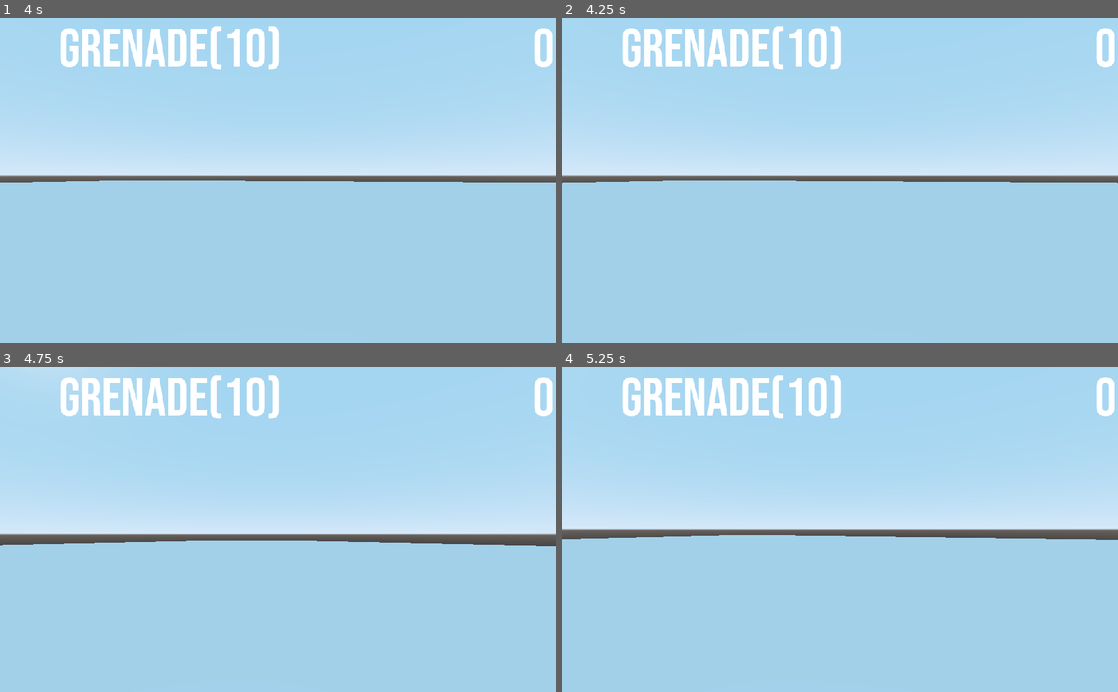
Above: before the commit, frames 1-4 (two rows, left to right).
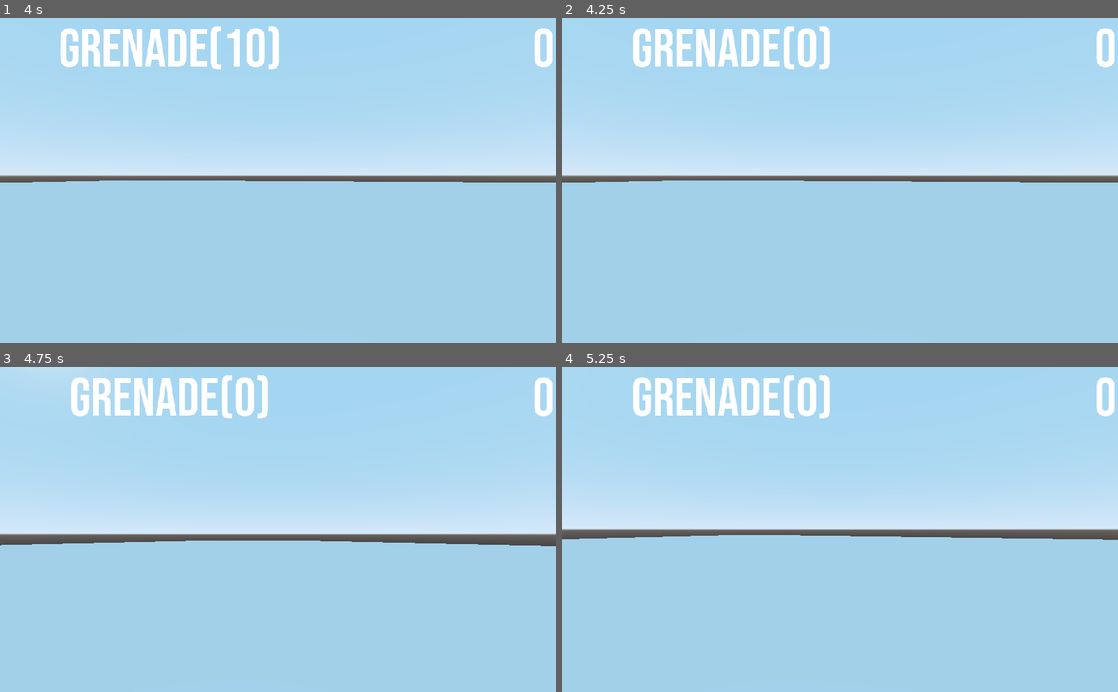
Above: after the commit, the same moments.

Repository: nuzcraft/intermediate_book
Game: Godot game, scene res://level_1.tscn
The game is run twice, just before and just after one commit, with the same random seed, the same clock (stepped at 60 frames per second) and the same inputs. This scene is started directly instead of the project's main scene.
Inputs (mouse positions are in pixels of both pictures, inside the frame that each line leads up to):
- Up to frame 1 (4 s): tap Enter at 0.5 s; move the mouse to (305, 180) at 0.52 s; hold F (fire) 0.53-1.28 s; hold Up (move_forward) from 0.53 s (still down); tap Space (jump) at 0.77, 1.52, 3.02, 3.77 s; move the mouse to (250, 180) at 1.27 s; tap Tab (change weapon) at 1.35, 3.6 s; tap F (fire) at 1.55, 2.85 s; move the mouse to (289, 174) at 2.02 s; hold F (fire) 2.03-2.78 s; move the mouse to (272, 187) at 2.77 s; move the mouse to (316, 183) at 3.52 s; hold F (fire) from 3.53 s (still down)
- Up to frame 2 (4.25 s): keep holding Up (move_forward); keep holding F (fire)
- Up to frame 3 (4.75 s): keep holding Up (move_forward); move the mouse to (233, 526) at 4.27 s; release F (fire) at 4.28 s; tap F (fire) at 4.35 s; tap Space (jump) at 4.52 s
- Up to frame 4 (5.25 s): keep holding Up (move_forward); move the mouse to (845, 529) at 5.02 s; hold F (fire) from 5.03 s (still down)

Frame 1 is identical in both runs. In frame 2, 2.2% of the frame differs, in the area x 0-100%, y 2-51%; in frame 3, 2.2%; in frame 4, 2.2%, in the area x 3-98%, y 2-54%.
Error after the commit: Invalid call. Nonexistent function 'instance' in base 'Nil'. (res://Player.gd:81)

Commit message:
added grenade, also re-enabled joepli shader

Diff:
--- a/Player.gd
+++ b/Player.gd
@@ -1,4 +1,5 @@
 extends KinematicBody
+export(PackedScene) var grenade
 
 #next change scene and update score
 var moveSpeed:float = 5
@@ -62,6 +63,7 @@
 		var condition2 = inventory.weapon_index == Weapon.TYPE_AUTO_GUN
 		var condition3 = inventory.has_ammo_for_current()
 		var condition4 = can_shoot
+		var condition5 = inventory.weapon_index == Weapon.TYPE_GRENADE
 		if (condition1 or condition2) and condition3 and condition4:
 			inventory.decrease_curr_ammo()
 			update_UI()
@@ -73,6 +75,19 @@
 				var obj = ray.get_collider()
 				if obj.is_in_group("target"):
 					obj.got_hit()
+		elif condition5 and condition3 and condition4:
+			inventory.decrease_curr_ammo()
+			update_UI()
+			var new_grenade = grenade.instance()
+			can_shoot = false
+			reload_timer.wait_time = inventory.get_curr_reload_time()
+			reload_timer.start()
+			get_node("../../Spatial").add_child(new_grenade)
+			var zPos = global_transform.basis.z
+			var xPos = global_transform.basis.x
+			new_grenade.global_transform.origin += get_global_transform().origin
+			new_grenade.global_transform.origin += transform.basis.xform(Vector3(0, 2, 1))
+			new_grenade.linear_velocity  = transform.basis.xform(Vector3.FORWARD)* -20
 
 	var forward = global_transform.basis.z;
 	var right = global_transform.basis.x;
--- a/ammo_auto.tscn
+++ b/ammo_auto.tscn
@@ -1,12 +1,17 @@
-[gd_scene load_steps=4 format=2]
+[gd_scene load_steps=5 format=2]
 
 [ext_resource path="res://box_texture_auto_gun.jpg" type="Texture" id=1]
+[ext_resource path="res://joepli_shaded_inverse_texture.gdshader" type="Shader" id=2]
 
 [sub_resource type="BoxShape" id=1]
 
-[sub_resource type="SpatialMaterial" id=30]
-albedo_texture = ExtResource( 1 )
-uv1_scale = Vector3( -1, 1, 1 )
+[sub_resource type="ShaderMaterial" id=2]
+shader = ExtResource( 2 )
+shader_param/albedo = Color( 1, 1, 1, 1 )
+shader_param/normal_offset = 0.01
+shader_param/time_influence = 12.0
+shader_param/y_div = 8.0
+shader_param/texture_albedo = ExtResource( 1 )
 
 [node name="ammo_auto" type="StaticBody" groups=["auto_ammo_gun"]]
 transform = Transform( 1, 0, 0, 0, 1, 0, 0, 0, 1, -6.62589, 2, 10.0925 )
@@ -15,4 +20,4 @@
 shape = SubResource( 1 )
 
 [node name="CSGBox" type="CSGBox" parent="CollisionShape"]
-material = SubResource( 30 )
+material = SubResource( 2 )
--- a/ammo_grenade.tscn
+++ b/ammo_grenade.tscn
@@ -1,12 +1,17 @@
-[gd_scene load_steps=4 format=2]
+[gd_scene load_steps=5 format=2]
 
 [ext_resource path="res://box_texture_grenade.jpg" type="Texture" id=1]
+[ext_resource path="res://joepli_shaded_inverse_texture.gdshader" type="Shader" id=2]
 
 [sub_resource type="BoxShape" id=1]
 
-[sub_resource type="SpatialMaterial" id=31]
-albedo_texture = ExtResource( 1 )
-uv1_scale = Vector3( -1, 1, 1 )
+[sub_resource type="ShaderMaterial" id=2]
+shader = ExtResource( 2 )
+shader_param/albedo = Color( 1, 1, 1, 1 )
+shader_param/normal_offset = 0.01
+shader_param/time_influence = 12.0
+shader_param/y_div = 8.0
+shader_param/texture_albedo = ExtResource( 1 )
 
 [node name="ammo_grenade" type="StaticBody" groups=["ammo_grenade"]]
 transform = Transform( 1, 0, 0, 0, 1, 0, 0, 0, 1, -13.8246, 2, 8.65964 )
@@ -15,4 +20,4 @@
 shape = SubResource( 1 )
 
 [node name="CSGBox" type="CSGBox" parent="CollisionShape"]
-material = SubResource( 31 )
+material = SubResource( 2 )
--- a/ammo_gun.tscn
+++ b/ammo_gun.tscn
@@ -1,12 +1,17 @@
-[gd_scene load_steps=4 format=2]
+[gd_scene load_steps=5 format=2]
 
 [ext_resource path="res://box_texture_gun.jpg" type="Texture" id=1]
+[ext_resource path="res://joepli_shaded_inverse_texture.gdshader" type="Shader" id=2]
 
 [sub_resource type="BoxShape" id=1]
 
-[sub_resource type="SpatialMaterial" id=25]
-albedo_texture = ExtResource( 1 )
-uv1_scale = Vector3( -1, 1, 1 )
+[sub_resource type="ShaderMaterial" id=2]
+shader = ExtResource( 2 )
+shader_param/albedo = Color( 1, 1, 1, 1 )
+shader_param/normal_offset = 0.01
+shader_param/time_influence = 12.0
+shader_param/y_div = 8.0
+shader_param/texture_albedo = ExtResource( 1 )
 
 [node name="ammo_gun" type="StaticBody" groups=["ammo_gun"]]
 transform = Transform( 1, 0, 0, 0, 1, 0, 0, 0, 1, -10, 2, 4 )
@@ -15,4 +20,4 @@
 shape = SubResource( 1 )
 
 [node name="CSGBox" type="CSGBox" parent="CollisionShape"]
-material = SubResource( 25 )
+material = SubResource( 2 )
--- /dev/null
+++ b/grenade.gd
@@ -0,0 +1,22 @@
+extends RigidBody
+
+var timer: Timer
+
+func _ready():
+	timer = Timer.new()
+	add_child(timer)
+	timer.wait_time = 2
+	timer.start()
+	timer.connect("timeout", self, "destroy")
+
+func destroy():
+	var targets = get_tree().get_nodes_in_group("target")
+	var size = targets.size()
+	if not targets == null:
+		for index in targets:
+			var other_node = index
+			var distance_to_target = global_transform.origin.distance_to(other_node.global_transform.origin)
+			if distance_to_target < 5:
+				other_node.queue_free()
+
+	queue_free()
--- /dev/null
+++ b/grenade.tscn
@@ -0,0 +1,14 @@
+[gd_scene load_steps=3 format=2]
+
+[ext_resource path="res://grenade.gd" type="Script" id=1]
+
+[sub_resource type="CapsuleShape" id=1]
+
+[node name="grenade" type="RigidBody"]
+script = ExtResource( 1 )
+
+[node name="CollisionShape" type="CollisionShape" parent="."]
+transform = Transform( 0.2, 0, 0, 0, 0.3, 0, 0, 0, 0.2, 0, 0, 0 )
+shape = SubResource( 1 )
+
+[node name="CSGSphere" type="CSGSphere" parent="CollisionShape"]
--- /dev/null
+++ b/joepli_shaded.gdshader
@@ -0,0 +1,23 @@
+shader_type spatial;
+//render_mode depth_draw_opaque, unshaded, world_vertex_coords;
+render_mode depth_draw_opaque, world_vertex_coords;
+
+uniform vec4 albedo : hint_color = vec4(1.0, 1.0, 1.0, 1.0);
+uniform sampler2D texture_albedo : hint_albedo;
+
+uniform float normal_offset : hint_range(0, 1, 0.01) = 0.03;
+uniform float time_influence : hint_range(0, 50) = 3;
+uniform float y_div : hint_range(0, 10, .1) = 3.0;
+
+void vertex() {
+    VERTEX.x += sin(VERTEX.y * y_div + round(TIME * time_influence)) * normal_offset;
+    VERTEX.y += sin(VERTEX.x * y_div + round(TIME * time_influence)) * normal_offset;
+    VERTEX.z += sin(VERTEX.y * y_div + round(TIME * time_influence)) * normal_offset;
+}
+
+void fragment() {
+	vec2 base_uv = UV;
+	vec4 albedo_tex = texture(texture_albedo, base_uv);
+	albedo_tex *= COLOR;
+	ALBEDO = albedo.rgb * albedo_tex.rgb;
+}
--- /dev/null
+++ b/joepli_shaded_inverse_texture.gdshader
@@ -0,0 +1,23 @@
+shader_type spatial;
+//render_mode depth_draw_opaque, unshaded, world_vertex_coords;
+render_mode depth_draw_opaque, world_vertex_coords;
+
+uniform vec4 albedo : hint_color = vec4(1.0, 1.0, 1.0, 1.0);
+uniform sampler2D texture_albedo : hint_albedo;
+
+uniform float normal_offset : hint_range(0, 1, 0.01) = 0.03;
+uniform float time_influence : hint_range(0, 50) = 3;
+uniform float y_div : hint_range(0, 10, .1) = 3.0;
+
+void vertex() {
+    VERTEX.x += sin(VERTEX.y * y_div + round(TIME * time_influence)) * normal_offset;
+    VERTEX.y += sin(VERTEX.x * y_div + round(TIME * time_influence)) * normal_offset;
+    VERTEX.z += sin(VERTEX.y * y_div + round(TIME * time_influence)) * normal_offset;
+}
+
+void fragment() {
+	vec2 base_uv = vec2(-UV.x, UV.y);
+	vec4 albedo_tex = texture(texture_albedo, base_uv);
+	albedo_tex *= COLOR;
+	ALBEDO = albedo.rgb * albedo_tex.rgb;
+}
--- a/training_camp/training_camp.tscn
+++ b/training_camp/training_camp.tscn
@@ -10,6 +10,8 @@
 [ext_resource path="res://ammo_auto.tscn" type="PackedScene" id=8]
 [ext_resource path="res://white.png" type="Texture" id=9]
 [ext_resource path="res://ammo_grenade.tscn" type="PackedScene" id=10]
+[ext_resource path="res://grenade.tscn" type="PackedScene" id=11]
+[ext_resource path="res://joepli_shaded.gdshader" type="Shader" id=12]
 
 [sub_resource type="BoxShape" id=1]
 
@@ -27,17 +29,33 @@
 
 [sub_resource type="BoxShape" id=10]
 
-[sub_resource type="SpatialMaterial" id=26]
-albedo_color = Color( 0.905882, 0.4, 0.4, 1 )
+[sub_resource type="ShaderMaterial" id=30]
+shader = ExtResource( 12 )
+shader_param/albedo = Color( 0.905882, 0.4, 0.4, 1 )
+shader_param/normal_offset = 0.01
+shader_param/time_influence = 12.0
+shader_param/y_div = 8.0
 
-[sub_resource type="SpatialMaterial" id=27]
-albedo_color = Color( 0.905882, 0.4, 0.4, 1 )
+[sub_resource type="ShaderMaterial" id=31]
+shader = ExtResource( 12 )
+shader_param/albedo = Color( 0.905882, 0.4, 0.4, 1 )
+shader_param/normal_offset = 0.01
+shader_param/time_influence = 12.0
+shader_param/y_div = 8.0
 
-[sub_resource type="SpatialMaterial" id=28]
-albedo_color = Color( 0.905882, 0.4, 0.4, 1 )
+[sub_resource type="ShaderMaterial" id=32]
+shader = ExtResource( 12 )
+shader_param/albedo = Color( 0.905882, 0.4, 0.4, 1 )
+shader_param/normal_offset = 0.01
+shader_param/time_influence = 12.0
+shader_param/y_div = 8.0
 
-[sub_resource type="SpatialMaterial" id=29]
-albedo_color = Color( 0.905882, 0.4, 0.4, 1 )
+[sub_resource type="ShaderMaterial" id=33]
+shader = ExtResource( 12 )
+shader_param/albedo = Color( 0.905882, 0.4, 0.4, 1 )
+shader_param/normal_offset = 0.01
+shader_param/time_influence = 12.0
+shader_param/y_div = 8.0
 
 [sub_resource type="Shader" id=22]
 code = "shader_type canvas_item;
@@ -81,6 +99,7 @@
 
 [node name="player" parent="." instance=ExtResource( 2 )]
 transform = Transform( -1, 0, -8.74228e-08, 0, 1, 0, 8.74228e-08, 0, -1, 0, 2.07205, 13 )
+grenade = ExtResource( 11 )
 
 [node name="message" type="Label" parent="."]
 margin_left = 31.0
@@ -112,7 +131,7 @@
 
 [node name="CSGBox" type="CSGBox" parent="target1/CollisionShape"]
 transform = Transform( 1, 0, 0, 0, 1, 0, 0, 0, 1, 0.0296135, -5.96046e-08, 0.023015 )
-material = SubResource( 26 )
+material = SubResource( 30 )
 
 [node name="target2" type="StaticBody" parent="." groups=["target"]]
 transform = Transform( 1, 0, 0, 0, 5, 0, 0, 0, 1, 6, 5, 0 )
@@ -122,7 +141,7 @@
 shape = SubResource( 10 )
 
 [node name="CSGBox" type="CSGBox" parent="target2/CollisionShape"]
-material = SubResource( 27 )
+material = SubResource( 31 )
 
 [node name="target3" type="StaticBody" parent="." groups=["target"]]
 transform = Transform( 1, 0, 0, 0, 5, 0, 0, 0, 1, 12, 5, 0 )
@@ -132,7 +151,7 @@
 shape = SubResource( 10 )
 
 [node name="CSGBox" type="CSGBox" parent="target3/CollisionShape"]
-material = SubResource( 28 )
+material = SubResource( 32 )
 
 [node name="target4" type="StaticBody" parent="." groups=["target"]]
 transform = Transform( 1, 0, 0, 0, 5, 0, 0, 0, 1, 18, 5, 0 )
@@ -142,7 +161,7 @@
 shape = SubResource( 10 )
 
 [node name="CSGBox" type="CSGBox" parent="target4/CollisionShape"]
-material = SubResource( 29 )
+material = SubResource( 33 )
 
 [node name="crosshair" type="TextureRect" parent="."]
 margin_left = 356.0
@@ -160,4 +179,8 @@
 texture = ExtResource( 9 )
 expand = true
 
+[node name="DirectionalLight" type="DirectionalLight" parent="."]
+transform = Transform( -0.717786, 2.13917e-08, -0.696264, -0.547351, 0.618065, 0.564271, 0.430337, 0.786127, -0.443639, -53.0268, 40.8606, -40.3767 )
+shadow_enabled = true
+
 [connection signal="timeout" from="messageTimer" to="player" method="_on_messageTimer_timeout"]
Not shown: 1 places in training_camp/training_camp.tscn that only renumber resources
